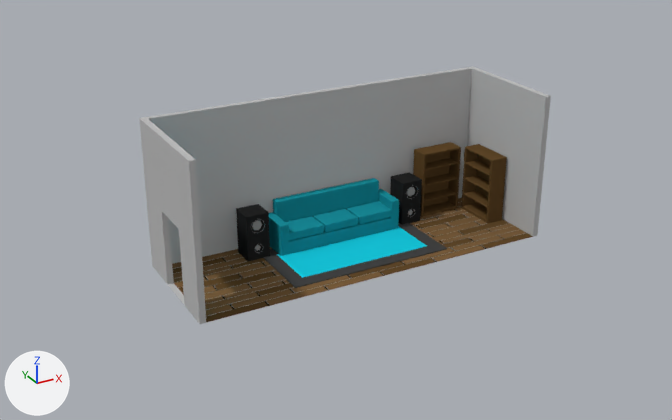
One commit to the Blender file Assets/BlenderModels/House.blend: the scene before it, then after it.
Rendered twice from a 50 mm camera at (-13.96, -24.22, 13.75) aimed at (-0.63, 0.02, 1.63). The axes (+X, +Y, +Z) are drawn at lower left. The lights are the same throughout.

The first picture shows 'Bookcase01', 'Bookcase02', 'Couch', 'Room1', 'Rug', 'Speaker01', 'Speaker02'.
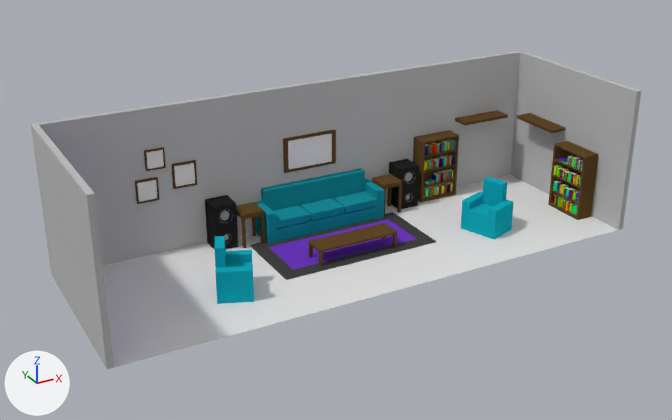
Commit message: Added better bigger totally awesome living room

Boxes [x1, y1, x2, y2] around the edits, measured in the pictures (672 x 420 px):
'LivingRoomFloor', added
    after: [31, 51, 641, 369]
'Room1', deleted
    before: [139, 66, 551, 324]
'LivingRoomWalls', added
    after: [103, 175, 618, 367]
'Couch', mesh moved
    before: [269, 178, 399, 256]
    after: [255, 168, 384, 243]
'Rug', mesh moved
    before: [263, 222, 447, 288]
    after: [250, 212, 436, 280]
'Bookcase02', reshaped
    before: [413, 142, 461, 217]
    after: [413, 130, 459, 203]
'BlookCase01', added (brown)
    after: [548, 141, 598, 220]
'Bookcase01', deleted (brown)
    before: [461, 144, 507, 224]
'Recliner01', added (cyan)
    after: [461, 177, 514, 239]
'Recliner02', added (cyan)
    after: [214, 236, 254, 304]
'PictureFrameLarge', added
    after: [283, 130, 336, 173]
'Speaker01', mesh moved
    before: [390, 172, 422, 224]
    after: [389, 159, 419, 209]
'CoffeeTable', added (brown)
    after: [308, 223, 397, 266]
'EndTable01', added (brown)
    after: [236, 202, 265, 248]
'SmallPictureFrame03', added
    after: [172, 160, 197, 189]
'SmallPictureFrame01', added
    after: [135, 177, 160, 204]
'EndTable02', added (brown)
    after: [372, 174, 402, 215]
'Shelf02', added (brown)
    after: [517, 113, 566, 133]
'SmallPictureFrame02', added
    after: [144, 147, 166, 171]
'Shelf01', added (brown)
    after: [455, 110, 508, 125]

Edits to the bpy script that builds the scene:
```text
Change me_plane_003:
    where me_plane_003.from_pydata(...)  # 326 vertices, 648 faces; spans x -2.28..2.28, y 0.77..1.95, z 0.0..1.58
    me_plane_003 part 1: the whole mesh is moved by (0.05, 1.05, 0.0)
Change me_plane_005:
    where me_plane_005.from_pydata(...)  # 188 vertices, 184 faces; spans x 2.53..3.33, y 0.96..1.76, z 0.0..1.6
    me_plane_005 part 2: the whole mesh is moved by (0.68, 1.21, 0.0)
Change me_plane_006:
    remove me_plane_006.from_pydata(...)  # 232 vertices, 226 faces; spans x 3.56..5.16, y 1.24..1.88, z 0.0..2.4
    add me_plane_006.from_pydata(...)  # 3392 vertices, 3386 faces; spans x 4.28..5.88, y 2.35..3.0, z 0.0..2.4
    me_plane_006 part 3: 232 vertices removed from x 3.56..5.16, y 1.24..1.88, z 0.0..2.4; 3392 vertices added at x 4.28..5.88, y 2.35..3.0, z 0.0..2.4
Change me_plane_008:
    where me_plane_008.from_pydata(...)  # 182 vertices, 180 faces; spans x -2.84..2.84, y -1.4..1.4, z 0.0..0.04
    me_plane_008 part 4: the whole mesh is moved by (0.0, 0.64, 0.0)
Add me_plane_002:
    me_plane_002.from_pydata([(9.0, 3.0, 0.0), (-9.0, 3.0, 0.0), (9.0, -3.0, 0.0), (-9.0, -3.0, 0.0)], [], [(3, 2, 0, 1)])
Remove ob_room1:
    ob_room1 = bpy.data.objects.new('Room1', me_plane)
Remove ob_bookcase01:
    ob_bookcase01 = bpy.data.objects.new('Bookcase01', me_plane_007)
Add ob_smallpictureframe02:
    ob_smallpictureframe02 = bpy.data.objects.new('SmallPictureFrame02', me_cube_013)  # 40 vertices, 38 faces; spans x -5.908..-5.268, y 2.91..3.16, z 2.981..3.652; in mat_material_001 (picture img_justyoucolorpalletelarge_png), mat_material (white #e7e7e7)
    ob_smallpictureframe02.location = (0.0, 0.0, 0.0)
Add ob_smallpictureframe03:
    ob_smallpictureframe03 = bpy.data.objects.new('SmallPictureFrame03', me_cube_012)  # 40 vertices, 38 faces; spans x -5.043..-4.24, y 2.91..3.16, z 2.19..3.034; in mat_material_001 (picture img_justyoucolorpalletelarge_png), mat_material (white #e7e7e7)
    ob_smallpictureframe03.location = (0.0, 0.0, 0.0)
Add ob_smallpictureframe01:
    ob_smallpictureframe01 = bpy.data.objects.new('SmallPictureFrame01', me_cube_010)  # 40 vertices, 38 faces; spans x -6.294..-5.559, y 2.91..3.16, z 1.919..2.69; in mat_material_001 (picture img_justyoucolorpalletelarge_png), mat_material (white #e7e7e7)
    ob_smallpictureframe01.location = (0.0, 0.0, 0.0)
Add ob_recliner02:
    ob_recliner02 = bpy.data.objects.new('Recliner02', me_cube_008)  # 122 vertices, 116 faces; spans x -5.3..-3.76, y -1.54..0.16, z 0.0..1.71; in mat_material_001 (picture img_justyoucolorpalletelarge_png)
    ob_recliner02.location = (0.0, 0.0, 0.0)
Add ob_pictureframelarge:
    ob_pictureframelarge = bpy.data.objects.new('PictureFrameLarge', me_cube_007)  # 40 vertices, 38 faces; spans x -1.05..0.95, y 2.91..3.16, z 2.0..3.23; in mat_material_001 (picture img_justyoucolorpalletelarge_png), mat_material (white #e7e7e7)
    ob_pictureframelarge.location = (0.0, 0.0, 0.0)
Add ob_blookcase01:
    ob_blookcase01 = bpy.data.objects.new('BlookCase01', me_cube_000)  # 3392 vertices, 3386 faces; spans x 8.28..8.96, y -1.68..-0.08, z 0.0..2.4; in mat_material_001 (picture img_justyoucolorpalletelarge_png)
    ob_blookcase01.location = (0.0, 0.0, 0.0)
Add ob_recliner01:
    ob_recliner01 = bpy.data.objects.new('Recliner01', me_cube_005)  # 122 vertices, 116 faces; spans x 4.24..5.73, y -1.53..0.14, z 0.0..1.71; in mat_material_001 (picture img_justyoucolorpalletelarge_png)
    ob_recliner01.location = (0.0, 0.0, 0.0)
Add ob_shelf02:
    ob_shelf02 = bpy.data.objects.new('Shelf02', me_cube_004)  # 56 vertices, 54 faces; spans x 8.36..9.05, y 0.14..2.14, z 2.72..2.83; in mat_material_001 (picture img_justyoucolorpalletelarge_png)
    ob_shelf02.location = (0.0, 0.0, 0.0)
Add ob_shelf01:
    ob_shelf01 = bpy.data.objects.new('Shelf01', me_cube_003)  # 56 vertices, 54 faces; spans x 6.12..8.12, y 2.37..3.06, z 2.72..2.83; in mat_material_001 (picture img_justyoucolorpalletelarge_png)
    ob_shelf01.location = (0.0, 0.0, 0.0)
Add ob_coffeetable:
    ob_coffeetable = bpy.data.objects.new('CoffeeTable', me_cube_002)  # 154 vertices, 127 faces; spans x -1.5..1.44, y -0.48..0.32, z -0.01..0.6; in mat_material_001 (picture img_justyoucolorpalletelarge_png)
    ob_coffeetable.location = (0.0, 0.0, 0.0)
Add ob_endtable02:
    ob_endtable02 = bpy.data.objects.new('EndTable02', me_cube_001)  # 154 vertices, 127 faces; spans x 2.363..3.163, y 1.967..2.767, z -0.006..1.229; in mat_material_001 (picture img_justyoucolorpalletelarge_png)
    ob_endtable02.location = (0.0, 0.0, 0.0)
Add ob_endtable01:
    ob_endtable01 = bpy.data.objects.new('EndTable01', me_cube)  # 154 vertices, 127 faces; spans x -3.102..-2.302, y 1.967..2.767, z -0.006..1.229; in mat_material_001 (picture img_justyoucolorpalletelarge_png)
    ob_endtable01.location = (0.0, 0.0, 0.0)
Add ob_livingroomwalls:
    ob_livingroomwalls = bpy.data.objects.new('LivingRoomWalls', me_plane_002)
    ob_livingroomwalls.location = (0.0, 0.0, 0.0)
Add ob_livingroomfloor:
    ob_livingroomfloor = bpy.data.objects.new('LivingRoomFloor', me_plane_001)  # 24 vertices, 22 faces; spans x -9.2..9.2, y -3.0..3.2, z 0.0..5.0; in mat_material_001 (picture img_justyoucolorpalletelarge_png)
    ob_livingroomfloor.location = (0.0, 0.0, 0.0)
```
